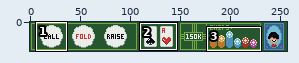
Edited in one commit: pixel-art file (aseprite_files/Player UI Mock Up.aseprite). The picture above shows the old version from afar; the outline marks the close-up.
Close-up. Before the commit:
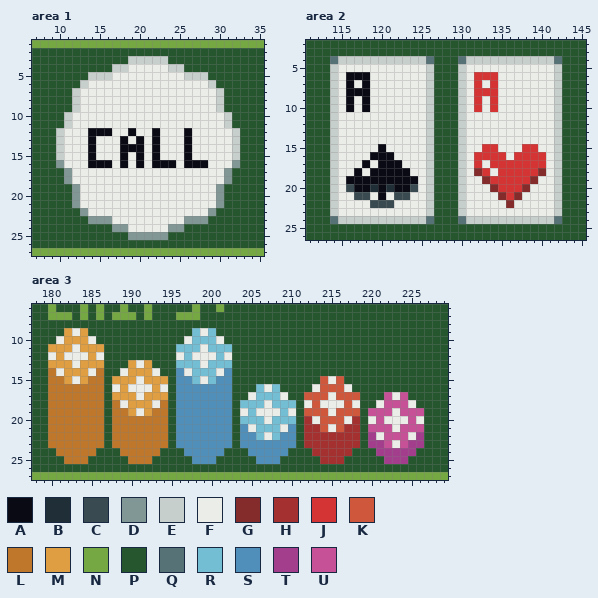
257x29 pixels, 1 frame. Shown: area 1: x 7..35, y 1..27; area 2: x 111..145, y 2..26; area 3: x 178..229, y 6..27. The commit also changed other parts of the picture, which this record leaves out.
Visible layers, top first: "Chips", "Profile Picture", "Active Buttons", "Unactive Buttons", "Cards", "Base".
Palette (. is transparent): A #090a14  B #202e37  C #394a50  D #819796  E #c7cfcc  F #ebede9  G #842b2b  H #a53030  J #d43434  K #cf573c  L #be772b  M #de9e41  N #75a743  P #25562e  Q #577277  R #73bed3  S #4f8fba  T #a23e8c  U #c65197
Pixels before, area 1, first column x 7:
 1 NNNNNNNNNNNNNNNNNNNNNNNNNNNNN
 2 PPPPPPPPPPPPPPPPPPPPPPPPPPPPP
 3 PPPPPPPPPPPPEEEEEPPPPPPPPPPPP
 4 PPPPPPPPPPEEFFFFFEEPPPPPPPPPP
 5 PPPPPPPEEEFFFFFFFFFEEEPPPPPPP
 6 PPPPPPEFFFFFFFFFFFFFFFEPPPPPP
 7 PPPPPEFFFFFFFFFFFFFFFFFEPPPPP
 8 PPPPPEFFFFFFFFFFFFFFFFFEPPPPP
 9 PPPPPEFFFFFFFFFFFFFFFFFEPPPPP
10 PPPPEFFFFFFFFFFFFFFFFFFFEPPPP
11 PPPPEFFFFFFFFFFFFFFFFFFFEPPPP
12 PPPEFFFAAAFFAFFAFFFAFFFFFEPPP
13 PPPEFFFAFFFAFAFAFFFAFFFFFEPPP
14 PPPEFFFAFFFAAAFAFFFAFFFFFEPPP
15 PPPEFFFAFFFAFAFAFFFAFFFFFEPPP
16 PPPDFFFAAAFAFAFAAAFAAAFFFDPPP
17 PPPPDFFFFFFFFFFFFFFFFFFFDPPPP
18 PPPPDFFFFFFFFFFFFFFFFFFFDPPPP
19 PPPPPDFFFFFFFFFFFFFFFFFDPPPPP
20 PPPPPDFFFFFFFFFFFFFFFFFDPPPPP
21 PPPPPDFFFFFFFFFFFFFFFFFDPPPPP
22 PPPPPPDFFFFFFFFFFFFFFFDPPPPPP
23 PPPPPPPDDDFFFFFFFFFDDDPPPPPPP
24 PPPPPPPPPPDDFFFFFDDPPPPPPPPPP
25 PPPPPPPPPPPPDDDDDPPPPPPPPPPPP
26 PPPPPPPPPPPPPPPPPPPPPPPPPPPPP
27 NNNNNNNNNNNNNNNNNNNNNNNNNNNNN
Pixels before, area 2, first column x 111:
 2 PPPPPPPPPPPPPPPPPPPPPPPPPPPPPPPPPPP
 3 PPPPPPPPPPPPPPPPPPPPPPPPPPPPPPPPPPP
 4 PPPQEEEEEEEEEEEQPPPQEEEEEEEEEEEQPPP
 5 PPPEFFFFFFFFFFFEPPPEFFFFFFFFFFFEPPP
 6 PPPEFAAAFFFFFFFEPPPEFJJJFFFFFFFEPPP
 7 PPPEFAFAFFFFFFFEPPPEFJFJFFFFFFFEPPP
 8 PPPEFAAAFFFFFFFEPPPEFJJJFFFFFFFEPPP
 9 PPPEFAFAFFFFFFFEPPPEFJFJFFFFFFFEPPP
10 PPPEFAFAFFFFFFFEPPPEFJFJFFFFFFFEPPP
11 PPPEFFFFFFFFFFFEPPPEFFFFFFFFFFFEPPP
12 PPPEFFFFFFFFFFFEPPPEFFFFFFFFFFFEPPP
13 PPPEFFFFFFFFFFFEPPPEFFFFFFFFFFFEPPP
14 PPPEFFFFFFFFFFFEPPPEFFFFFFFFFFFEPPP
15 PPPEFFFFFAFFFFFEPPPEFFJJFFFJJFFEPPP
16 PPPEFFFFAAAFFFFEPPPEFJJJJFJJJJFEPPP
17 PPPEFFFAFAAAFFFEPPPEFJFJJJJJJJFEPPP
18 PPPEFFAFAAAAAFFEPPPEFGJFJJJJJGFEPPP
19 PPPEFAAAAAAAAAFEPPPEFFGJJJJJGFFEPPP
20 PPPEFCAABABAACFEPPPEFFFGJJJGFFFEPPP
21 PPPEFFCCFAFCCFFEPPPEFFFFGJGFFFFEPPP
22 PPPEFFFFCCCFFFFEPPPEFFFFFGFFFFFEPPP
23 PPPEFFFFFFFFFFFEPPPEFFFFFFFFFFFEPPP
24 PPPQEEEEEEEEEEEQPPPQEEEEEEEEEEEQPPP
25 PPPPPPPPPPPPPPPPPPPPPPPPPPPPPPPPPPP
26 PPPPPPPPPPPPPPPPPPPPPPPPPPPPPPPPPPP
Pixels before, area 3, first column x 178:
 6 PPNPPPNPNPPNPPNPPPPPNPPNPPPPPPPPPPPPPPPPPPPPPPPPPPPP
 7 PPNNNPNPNPNNNPNPPPNNNPPPPPPPPPPPPPPPPPPPPPPPPPPPPPPP
 8 PPPPPPPPPPPPPPPPPPPPPPPPPPPPPPPPPPPPPPPPPPPPPPPPPPPP
 9 PPPPMFMPPPPPPPPPPPPPRFRPPPPPPPPPPPPPPPPPPPPPPPPPPPPP
10 PPPFMMMFPPPPPPPPPPPFRRRFPPPPPPPPPPPPPPPPPPPPPPPPPPPP
11 PPMMMFMMMPPPPPPPPPRRRFRRRPPPPPPPPPPPPPPPPPPPPPPPPPPP
12 PPFMFFFMFPPPPPPPPPFRFFFRFPPPPPPPPPPPPPPPPPPPPPPPPPPP
13 PPMMMFMMMPPPMFMPPPRRRFRRRPPPPPPPPPPPPPPPPPPPPPPPPPPP
14 PPLFMMMFLPPFMMMFPPSFRRRFSPPPPPPPPPPPPPPPPPPPPPPPPPPP
15 PPLLMFMLLPMMMFMMMPSSRFRSSPPPPPPPPPPPKFKPPPPPPPPPPPPP
16 PPLLLLLLLPFMFFFMFPSSSSSSSPPPRFRPPPPFKKKFPPPPPPPPPPPP
17 PPLLLLLLLPMMMFMMMPSSSSSSSPPFRRRFPPKKKFKKKPPPUFUPPPPP
18 PPLLLLLLLPLFMMMFLPSSSSSSSPRRRFRRRPFKFFFKFPPFUUUFPPPP
19 PPLLLLLLLPLLMFMLLPSSSSSSSPFRFFFRFPKKKFKKKPUUUFUUUPPP
20 PPLLLLLLLPLLLLLLLPSSSSSSSPRRRFRRRPHFKKKFHPFUFFFUFPPP
21 PPLLLLLLLPLLLLLLLPSSSSSSSPSFRRRFSPHHKFKHHPUUUFUUUPPP
22 PPLLLLLLLPLLLLLLLPSSSSSSSPSSRFRSSPHHHHHHHPTFUUUFTPPP
23 PPLLLLLLLPLLLLLLLPSSSSSSSPSSSSSSSPHHHHHHHPTTUFUTTPPP
24 PPPLLLLLPPPLLLLLPPPSSSSSPPPSSSSSPPPHHHHHPPPTTTTTPPPP
25 PPPPLLLPPPPPLLLPPPPPSSSPPPPPSSSPPPPPHHHPPPPPTTTPPPPP
26 PPPPPPPPPPPPPPPPPPPPPPPPPPPPPPPPPPPPPPPPPPPPPPPPPPPP
27 NNNNNNNNNNNNNNNNNNNNNNNNNNNNNNNNNNNNNNNNNNNNNNNNNNNN
Once edited:
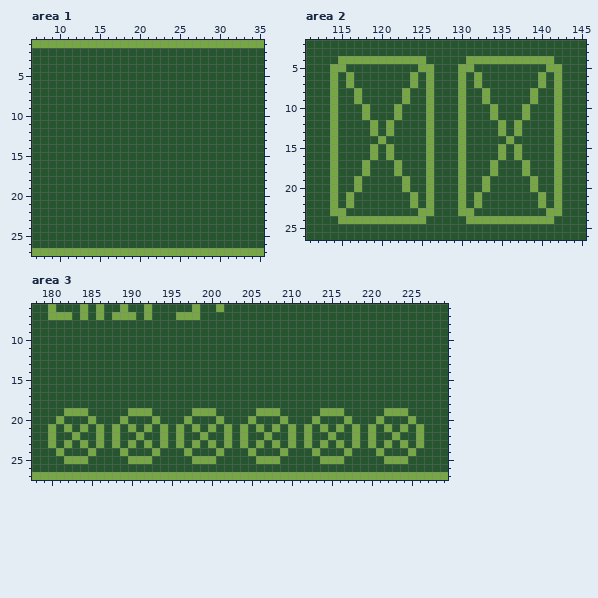
Difference:
layer "Cards" now hidden
layer "Unactive Buttons" now hidden
layer "Active Buttons" now hidden
layer "Chips" now hidden
Changed rows in their new state; - is an unchanged pixel.
Area 1:
first column x 10:
 3 ---------PPPPP---------
 4 -------PPPPPPPPP-------
 5 ----PPPPPPPPPPPPPPP----
 6 ---PPPPPPPPPPPPPPPPP---
 7 --PPPPPPPPPPPPPPPPPPP--
 8 --PPPPPPPPPPPPPPPPPPP--
 9 --PPPPPPPPPPPPPPPPPPP--
10 -PPPPPPPPPPPPPPPPPPPPP-
11 -PPPPPPPPPPPPPPPPPPPPP-
12 PPPPPPPPPPPPPPPPPPPPPPP
13 PPPPPPPPPPPPPPPPPPPPPPP
14 PPPPPPPPPPPPPPPPPPPPPPP
15 PPPPPPPPPPPPPPPPPPPPPPP
16 PPPPPPPPPPPPPPPPPPPPPPP
17 -PPPPPPPPPPPPPPPPPPPPP-
18 -PPPPPPPPPPPPPPPPPPPPP-
19 --PPPPPPPPPPPPPPPPPPP--
20 --PPPPPPPPPPPPPPPPPPP--
21 --PPPPPPPPPPPPPPPPPPP--
22 ---PPPPPPPPPPPPPPPPP---
23 ----PPPPPPPPPPPPPPP----
24 -------PPPPPPPPP-------
25 ---------PPPPP---------
Area 2:
first column x 114:
 4 PNNNNNNNNNNNP---PNNNNNNNNNNNP
 5 NNPPPPPPPPPNN---NNPPPPPPPPPNN
 6 NPNPPPPPPPNPN---NPNPPPPPPPNPN
 7 NPNPPPPPPPNPN---NPNPPPPPPPNPN
 8 NPPNPPPPPNPPN---NPPNPPPPPNPPN
 9 NPPNPPPPPNPPN---NPPNPPPPPNPPN
10 NPPPNPPPNPPPN---NPPPNPPPNPPPN
11 NPPPNPPPNPPPN---NPPPNPPPNPPPN
12 NPPPPNPNPPPPN---NPPPPNPNPPPPN
13 NPPPPNPNPPPPN---NPPPPNPNPPPPN
14 NPPPPPNPPPPPN---NPPPPPNPPPPPN
15 NPPPPNPNPPPPN---NPPPPNPNPPPPN
16 NPPPPNPNPPPPN---NPPPPNPNPPPPN
17 NPPPNPPPNPPPN---NPPPNPPPNPPPN
18 NPPPNPPPNPPPN---NPPPNPPPNPPPN
19 NPPNPPPPPNPPN---NPPNPPPPPNPPN
20 NPPNPPPPPNPPN---NPPNPPPPPNPPN
21 NPNPPPPPPPNPN---NPNPPPPPPPNPN
22 NPNPPPPPPPNPN---NPNPPPPPPPNPN
23 NNPPPPPPPPPNN---NNPPPPPPPPPNN
24 PNNNNNNNNNNNP---PNNNNNNNNNNNP
Area 3:
first column x 180:
 9 --PPP-------------PPP--------------------------
10 -PPPPP-----------PPPPP-------------------------
11 PPPPPPP---------PPPPPPP------------------------
12 PPPPPPP---------PPPPPPP------------------------
13 PPPPPPP---PPP---PPPPPPP------------------------
14 PPPPPPP--PPPPP--PPPPPPP------------------------
15 PPPPPPP-PPPPPPP-PPPPPPP-----------PPP----------
16 PPPPPPP-PPPPPPP-PPPPPPP---PPP----PPPPP---------
17 PPPPPPP-PPPPPPP-PPPPPPP--PPPPP--PPPPPPP---PPP--
18 PPPPPPP-PPPPPPP-PPPPPPP-PPPPPPP-PPPPPPP--PPPPP-
19 PPNNNPP-PPNNNPP-PPNNNPP-PPNNNPP-PPNNNPP-PPNNNPP
20 PNPPPNP-PNPPPNP-PNPPPNP-PNPPPNP-PNPPPNP-PNPPPNP
21 NPNPNPN-NPNPNPN-NPNPNPN-NPNPNPN-NPNPNPN-NPNPNPN
22 NPPNPPN-NPPNPPN-NPPNPPN-NPPNPPN-NPPNPPN-NPPNPPN
23 NPNPNPN-NPNPNPN-NPNPNPN-NPNPNPN-NPNPNPN-NPNPNPN
24 -NPPPN---NPPPN---NPPPN---NPPPN---NPPPN---NPPPN-
25 --NNN-----NNN-----NNN-----NNN-----NNN-----NNN--
